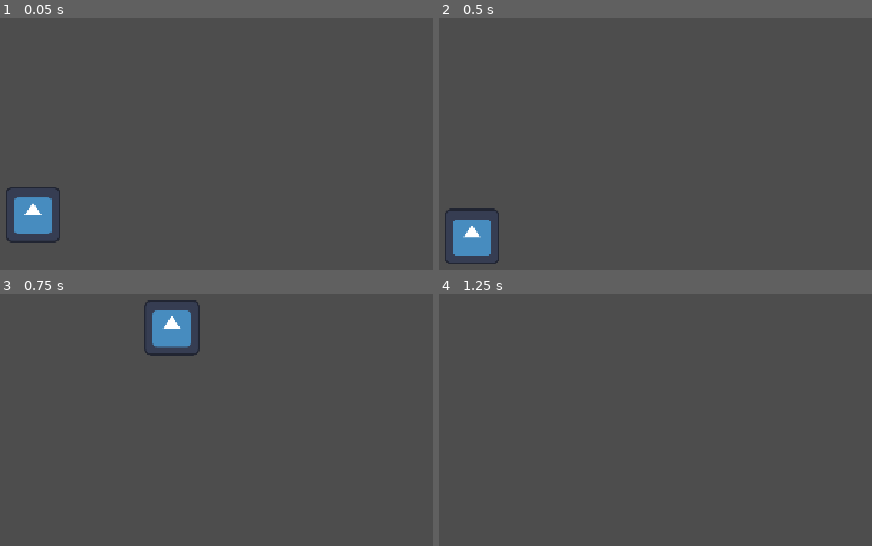
Above: before the commit, frames 1-4 (two rows, left to right).
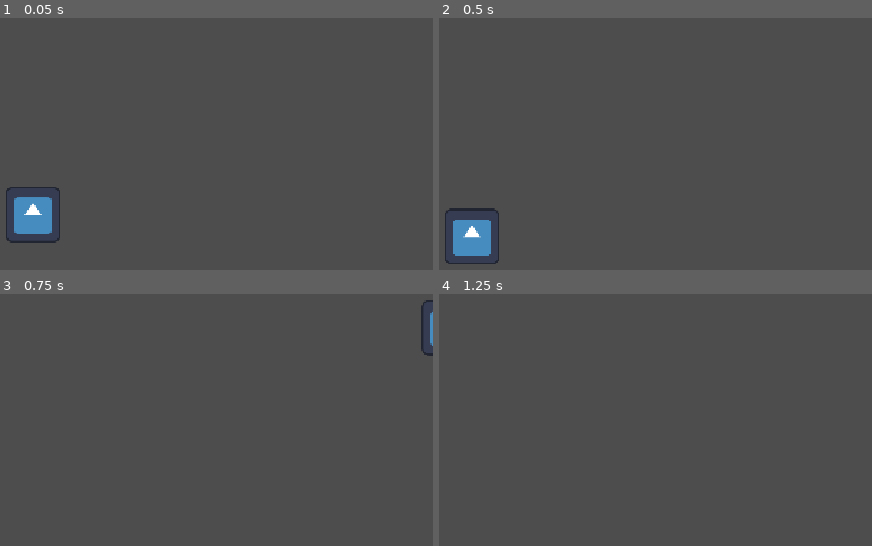
Above: after the commit, the same moments.

Repository: manninga-tech/Alex-M-Vinayak-A-Game-Project
Game: Godot game, scene res://scene/game.tscn
Same seed, same stepped clock (60 frames per second), same inputs: the game is played once before the commit and once after it. The engine's default icon, where the game draws it, is replaced by a stand-in: a white triangle on a blue panel in a dark square.
Inputs:
- Up to frame 1 (0.05 s): no input
- Up to frame 2 (0.5 s): no input
- Up to frame 3 (0.75 s): tap Enter (ui_accept) at 0.5 s; hold Right (ui_right) from 0.53 s (still down); tap Shift (dash) at 0.6 s
- Up to frame 4 (1.25 s): keep holding Right (ui_right); tap Enter (ui_accept) at 0.77, 0.8, 1.07 s

Frames 1-2 are identical in both runs. In frame 3, 2.1% of the frame differs, in the area x 33-100%, y 2-25%; in frame 4, nothing differs.

Commit message:
Started working on dash ability

Diff:
--- a/new-game-project/scene/character_body_2d.tscn
+++ b/new-game-project/scene/character_body_2d.tscn
@@ -16,3 +16,8 @@
 
 [node name="CollisionShape2D" type="CollisionShape2D" parent="." unique_id=416577580]
 shape = SubResource("CapsuleShape2D_nq2aw")
+
+[node name="Dashtimer" type="Timer" parent="." unique_id=912522504]
+wait_time = 0.09
+
+[connection signal="timeout" from="Dashtimer" to="." method="_on_dashtimer_timeout"]
--- a/new-game-project/scripts/character_body_2d.gd
+++ b/new-game-project/scripts/character_body_2d.gd
@@ -1,17 +1,17 @@
 extends CharacterBody2D
 
 
-const SPEED = 100.0
+var SPEED = 100.0
 const JUMP_VELOCITY = -220.0
+
+var can_dash : bool = true
+var is_dashing : bool = false
 
 @onready var dash_cooldown : Timer = $Timer
 
 func _physics_process(delta: float) -> void:
 
-	var can_dash : bool = true
 
-	if Input.is_action_just_pressed("dash") and can_dash and is_on_floor():
-		print("dash")
 
 
 
@@ -19,9 +19,13 @@
 	if not is_on_floor():
 		velocity += get_gravity() * delta
 
+	if is_on_floor():
+		is_dashing = false
+
 	# Handle jump.
-	if Input.is_action_just_pressed("ui_accept") and is_on_floor():
-		velocity.y = JUMP_VELOCITY
+	if Input.is_action_just_pressed("ui_accept"):
+		if is_on_floor() or is_dashing == true:
+			velocity.y = JUMP_VELOCITY
 
 	# Get the input direction and handle the movement/deceleration.
 	# As good practice, you should replace UI actions with custom gameplay actions.
@@ -31,6 +35,23 @@
 	else:
 		velocity.x = move_toward(velocity.x, 0, SPEED)
 
+	if Input.is_action_just_pressed("dash") and can_dash:
+		$Dashtimer.start()
+		SPEED *= 5
+		is_dashing = true
+
+		if direction > 0:
+			velocity.x = direction * SPEED
+		elif direction < 0:
+			velocity.x = direction * SPEED
+		elif direction == 0:
+			velocity.y = JUMP_VELOCITY * 1
+
 
 
 	move_and_slide()
+
+
+func _on_dashtimer_timeout() -> void:
+
+	SPEED = 100.0
